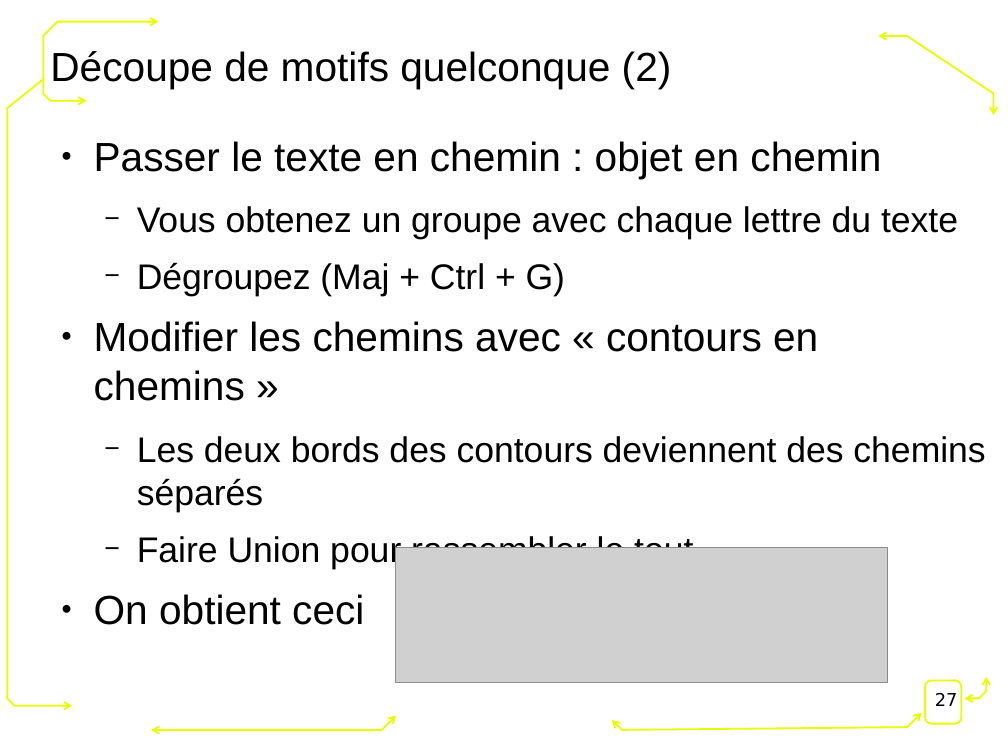
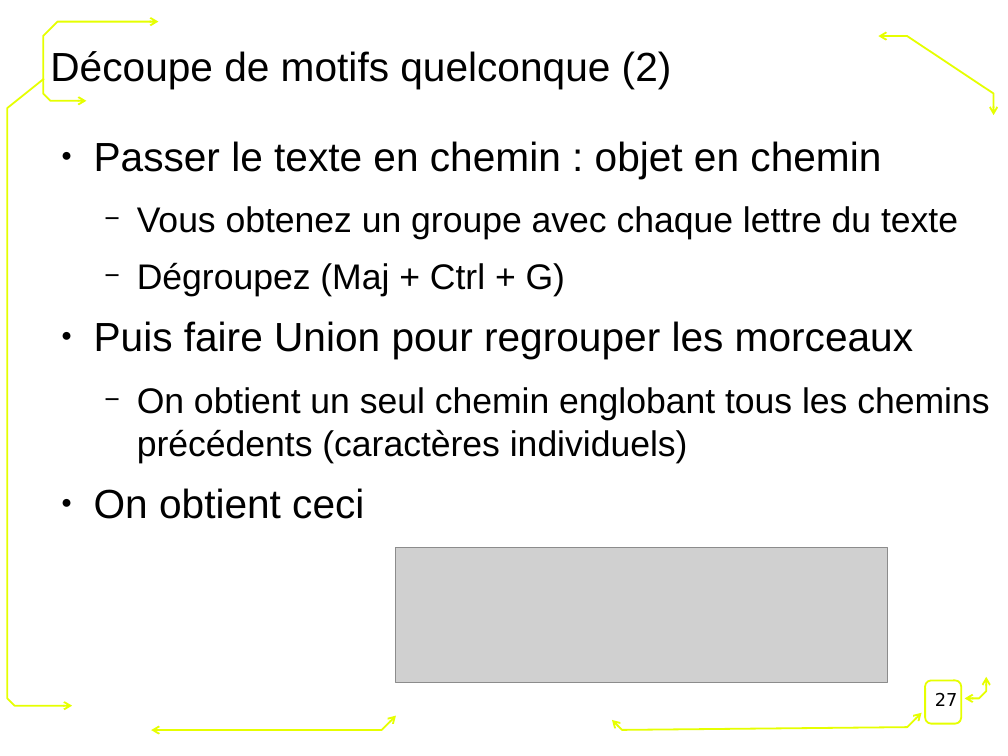
Before and after one commit to FablabLannion/Formation-Fondation-Orange, a slide deck: slide 27 of conception2D.odp. Drawn at 1008x756 pixels with LibreOffice and Linux fonts; fonts in the diff are those of the drawing; grey boxes stand for pictures; background and template pictures are left out. Boxes give left, top, right and bottom in pixels: in the first picture for what was removed or moved away, otherwise in the second. Text is boxed around its words. In the diff, an @@ line names an element or a change of style, - is before the commit and + after.

```diff
--- a/conception2D.odp
+++ b/conception2D.odp
@@ text at [94, 321, 989, 463]: text changed @@
-● Modifier les chemins avec « contours en chemins »
-  − Les deux bords des contours deviennent des chemins séparés
-  − Faire Union pour rassembler le tout
+● Puis faire Union pour regrouper les morceaux
+  − On obtient un seul chemin englobant tous les chemins précédents (caractères individuels)
```
Also in this commit, not shown: 6 other slides changed.
